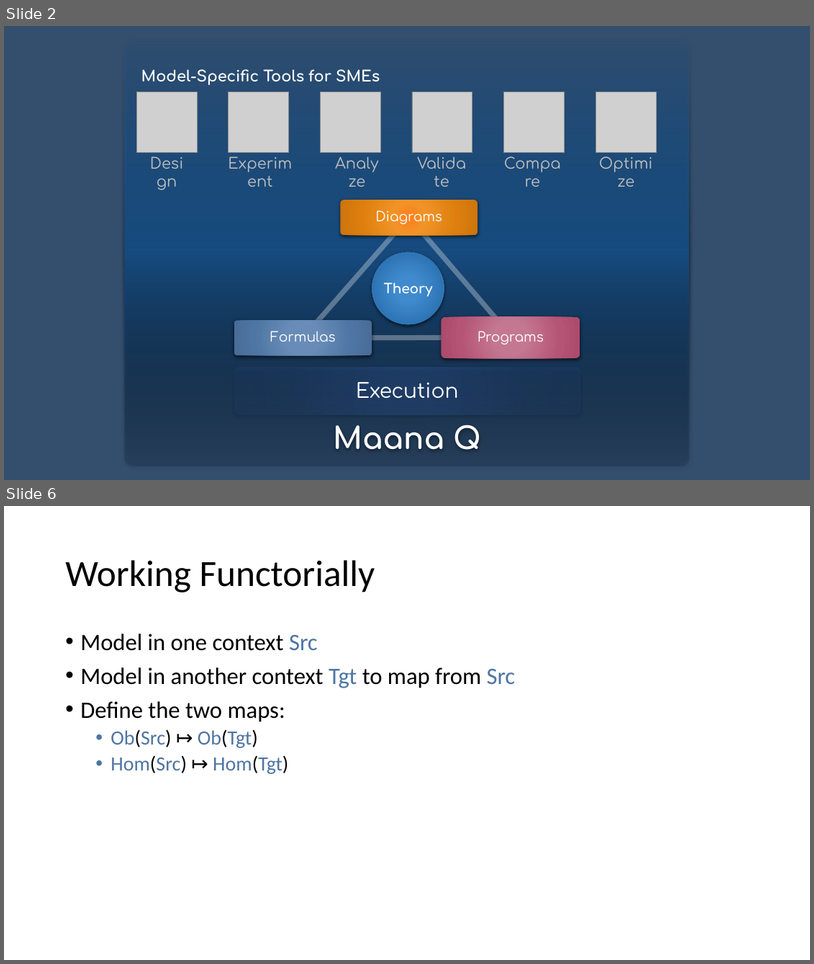
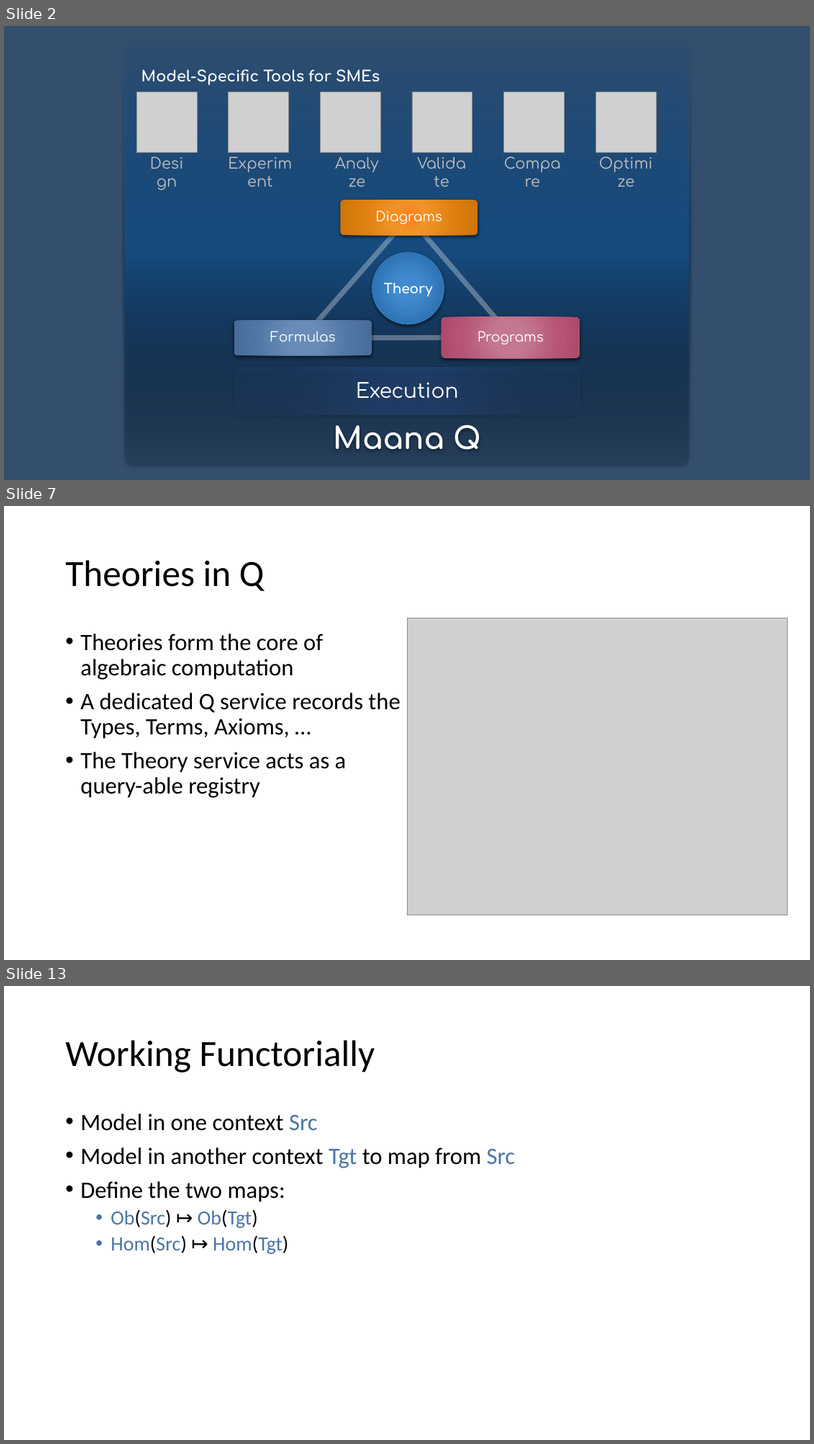
Before and after one commit to maana-io/cat-ml, a slide deck: presentations/gats-intro.pptx. Shown one above the other, each under a label of ours: slides 2 and 6 before the commit, slides 2, 7 and 13 after it; the slides between them are not shown. The pictures are 814x964 and 814x1444 pixels, drawn with LibreOffice and Linux fonts; fonts in the diff are those of the drawing; grey boxes stand for pictures. Boxes give left, top, right and bottom in pixels: in the first picture for what was removed or moved away, otherwise in the second. Text is boxed around its words. In the diff, an @@ line names an element or a change of style, - is before the commit and + after.

```diff
--- a/presentations/gats-intro.pptx
+++ b/presentations/gats-intro.pptx
@@ slide 7 added at (x1=4, y1=506, x2=810, y2=960), background #FFFFFF @@
@@ title added at (x1=65, y1=560, x2=264, y2=591), 44 pt, text #000000 @@
+Theories in Q
@@ text added at (x1=80, y1=633, x2=400, y2=798), 28 pt, text #000000 @@
+• Theories form the core of algebraic computation
+• A dedicated Q service records the Types, Terms, Axioms, …
+• The Theory service acts as a query-able registry
@@ picture added at (x1=407, y1=618, x2=788, y2=915) @@
@@ what was slide 6 is now slide 13 @@
```
Also in this commit, not shown: 3 slides changed, 6 other slides added, 1 slide removed, 1 other file.
